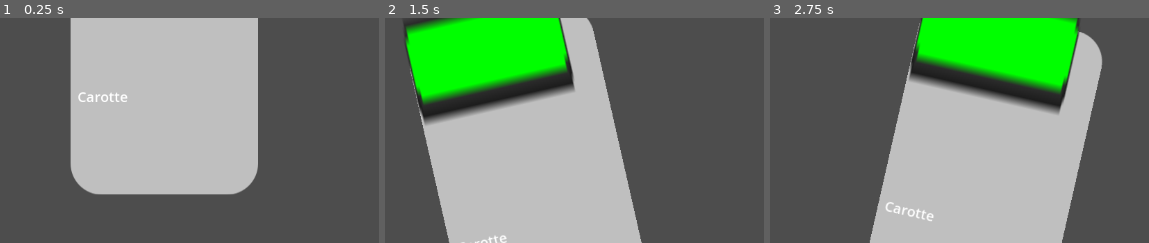
Above: before the commit, frames 1-3 (left to right).
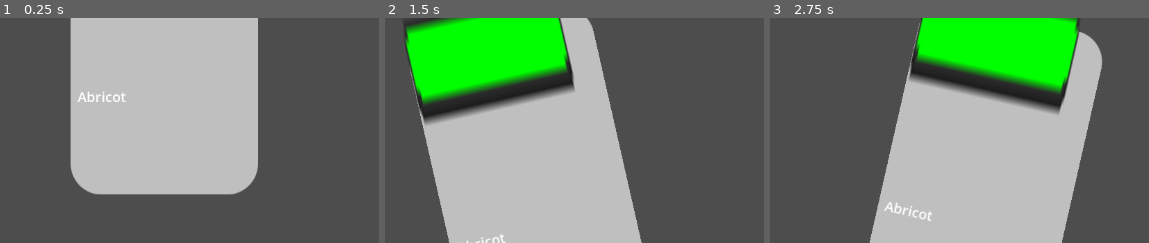
Above: after the commit, the same moments.

Repository: Spidermatou/The-Schu-Man
Game: Godot game, scene res://scenes/manager/manager.tscn
Same seed, same stepped clock (60 frames per second), same inputs: the game is played once before the commit and once after it. The engine's default icon, where the game draws it, is replaced by a stand-in: a white triangle on a blue panel in a dark square.
Inputs:
- Up to frame 1 (0.25 s): no input
- Up to frame 2 (1.5 s): tap Enter at 0.5 s; hold Right 0.53-1.28 s; tap Space at 1.25 s; hold Left from 1.28 s (still down)
- Up to frame 3 (2.75 s): tap Enter at 2 s; release Left at 2.03 s; hold Right from 2.03 s (still down)
The pictures show only the part of the screen within x 37-87%, y 50-100%; the shares and areas given below are measured in that part.

The runs differ from the first frame. In frame 1, 0.2% of the frame differs, in the area x 20-34%, y 32-38%; in frame 2, less than 0.1%; in frame 3, 0.2%.

Commit message:
avoid to repeat too many time the same card

Diff:
--- a/The Schu-Man/scenes/manager/manager.gd
+++ b/The Schu-Man/scenes/manager/manager.gd
@@ -12,6 +12,8 @@
 @onready var _centralGauge = $GaugeCentral
 @onready var _internGauge = $GaugeIntern
 @onready var _card = $Card
+@onready var _renovationEffectLeft = $RenovationEffectLeft
+@onready var _renovationEffectRight = $RenovationEffectRight
 
 func loadData():
 	var json = JSON.new()
@@ -29,8 +31,10 @@
 func nextCard(): # TODO
 	# choose new card dataset
 	var size : int = cardsData.size()
+	var randomInd : int = -1
 	if size > 0:
-		var randomInd : int = randi_range(0, size - 1)
+		while (lastCardsIndexes.has(randomInd)):
+			randomInd = randi_range(0, size - 1)
 
 		# choose a card
 		var card = cardsData[randomInd]
@@ -53,6 +57,8 @@
 
 		# save
 		actualCardIndex = randomInd
+		lastCardsIndexes.append(randomInd)
+		if (lastCardsIndexes.size() >= 5): lastCardsIndexes.remove_at(0)
 
 func resetUI():
 	# reset gauges indications
@@ -128,9 +134,9 @@
 	_internGauge.showVariation()
 	_centralGauge.showVariation()
 
-	var renovationLeft = card["effectRight"]["renovation"]
-	var buildingLeft = card["effectRight"]["building"]
-
+	# renovation
+	if ( str(card["effectRight"]["building"]) != ""):
+		_renovationEffectRight.text = str(card["effectRight"]["building"]) + " : " + str(card["effectRight"]["renovation"])
 
 func _on_card_card_chosen(value : bool):
 	var card = cardsData[actualCardIndex]
@@ -141,3 +147,4 @@
 	_internGauge.value += card[side]["budget"]
 	_centralGauge.value += card[side]["budget"]
 	resetUI()
+	nextCard()
--- a/The Schu-Man/scenes/manager/manager.tscn
+++ b/The Schu-Man/scenes/manager/manager.tscn
@@ -51,6 +51,26 @@
 [node name="Card" parent="." instance=ExtResource("5_mfpgq")]
 position = Vector2(-24, -200)
 
+[node name="RenovationEffectLeft" type="Label" parent="."]
+offset_left = -200.0
+offset_top = -192.0
+offset_right = -160.0
+offset_bottom = -169.0
+scale = Vector2(3.32, 4.2)
+theme_override_font_sizes/font_size = 25
+horizontal_alignment = 1
+vertical_alignment = 1
+
+[node name="RenovationEffectRight" type="Label" parent="."]
+offset_left = -200.0
+offset_top = -192.0
+offset_right = -160.0
+offset_bottom = -169.0
+scale = Vector2(3.32, 4.2)
+theme_override_font_sizes/font_size = 25
+horizontal_alignment = 1
+vertical_alignment = 1
+
 [connection signal="isEmpty" from="GaugeFinance" to="." method="_on_gauge_finance_is_empty"]
 [connection signal="isEmpty" from="GaugeCentral" to="." method="_on_gauge_central_is_empty"]
 [connection signal="isEmpty" from="GaugeIntern" to="." method="_on_gauge_intern_is_empty"]
